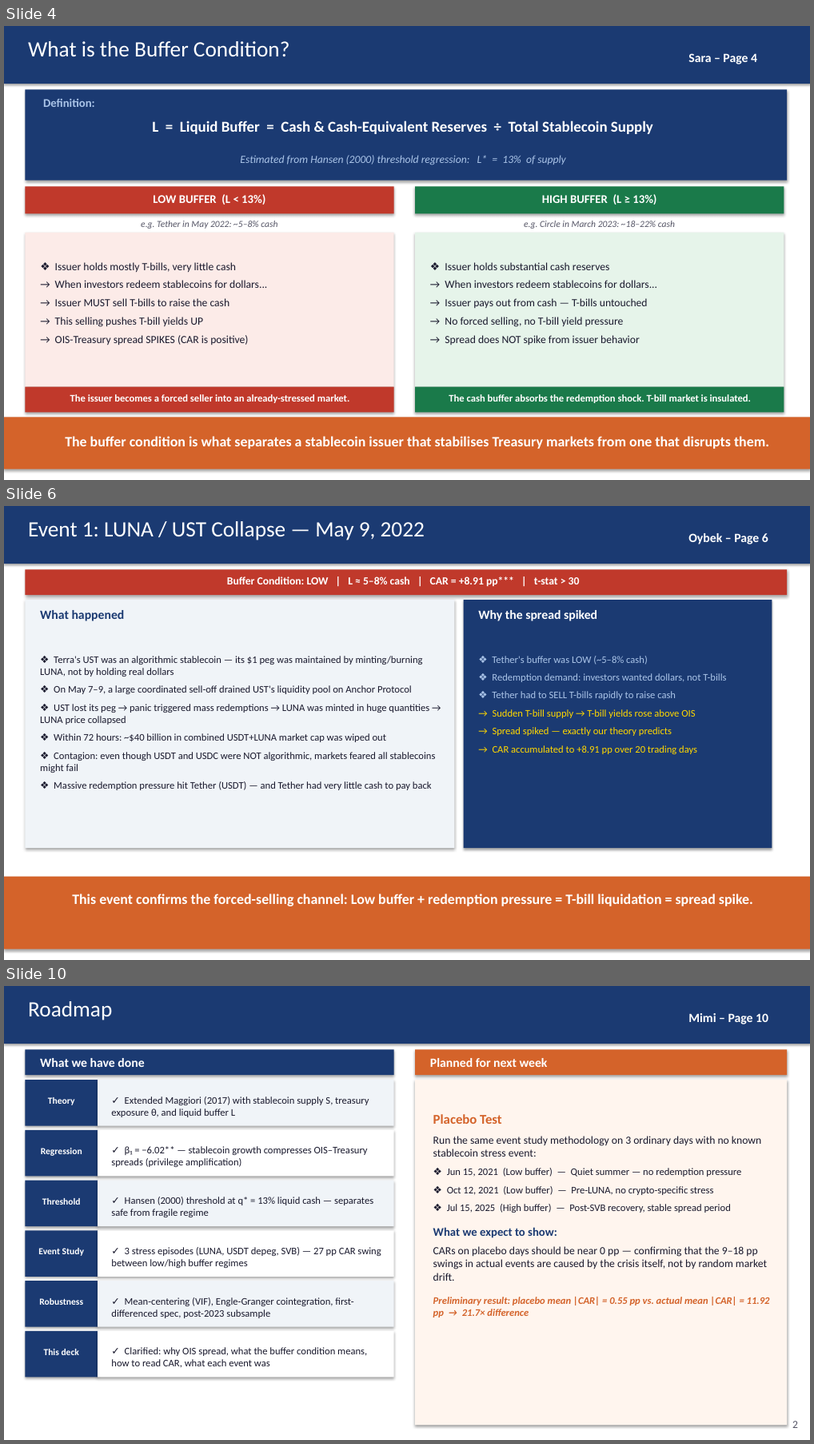
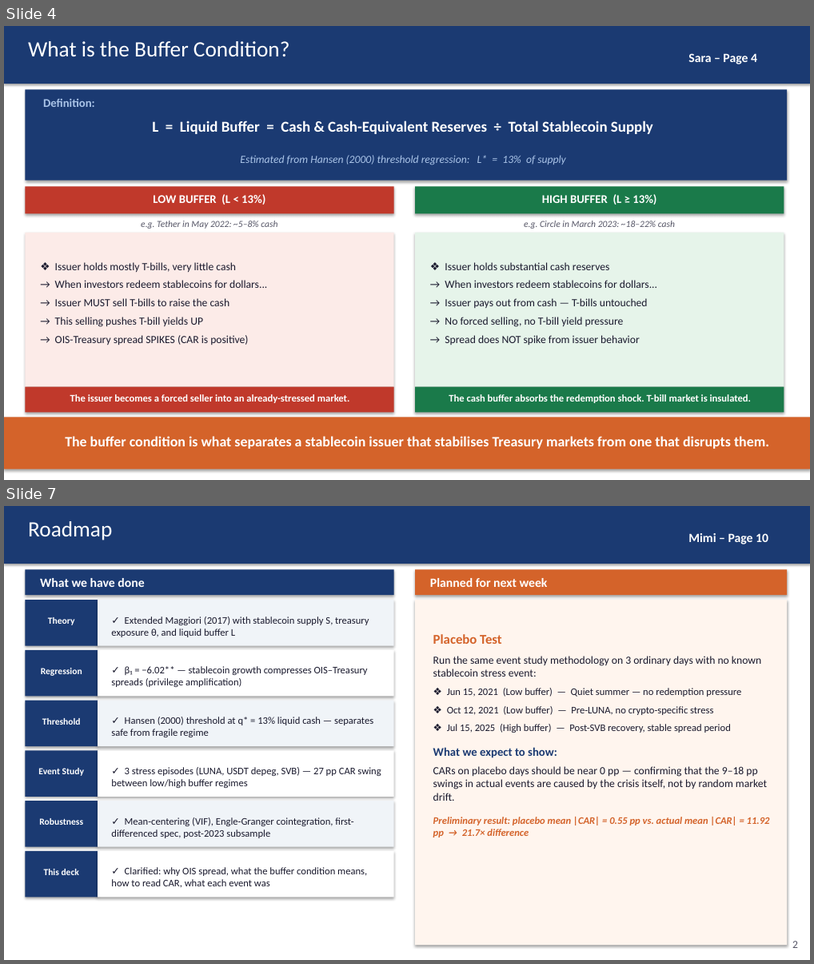
Before and after one commit to kimmireu0921/Stablecoins-and-the-Exorbitant-Privilege, a slide deck: presentations/0526_Stablecoin_Exorbitant_Privilege.pptx. Shown one above the other, each under a label of ours: slides 4, 6 and 10 before the commit, slides 4 and 7 after it; the slides between them are not shown. The pictures are 814x1444 and 814x964 pixels, drawn with LibreOffice and Linux fonts; fonts in the diff are those of the drawing. Boxes give left, top, right and bottom in pixels: in the first picture for what was removed or moved away, otherwise in the second. Text is boxed around its words. In the diff, an @@ line names an element or a change of style, - is before the commit and + after.

Commit message:
updated only Oybek's and Mimi's slides

```diff
--- a/presentations/0526_Stablecoin_Exorbitant_Privilege.pptx
+++ b/presentations/0526_Stablecoin_Exorbitant_Privilege.pptx
@@ slide 6 removed at bbox=[4, 506, 810, 960], background #FFFFFF @@
@@ rectangle removed at bbox=[4, 506, 810, 960] @@
@@ rectangle removed at bbox=[4, 506, 810, 564] @@
@@ text removed at bbox=[28, 521, 425, 540] @@
-Event 1: LUNA / UST Collapse — May 9, 2022
@@ text removed at bbox=[689, 533, 769, 544] @@
-Oybek – Page 6
@@ rectangle removed at bbox=[25, 569, 787, 595] @@
@@ text removed at bbox=[227, 576, 580, 586] @@
-Buffer Condition: LOW | L ≈ 5–8% cash | CAR = +8.91 pp*** | t-stat > 30
@@ rectangle removed at bbox=[25, 600, 454, 848] @@
@@ rectangle removed at bbox=[464, 600, 772, 848] @@
@@ text removed at bbox=[40, 610, 125, 621] @@
-What happened
@@ text removed at bbox=[478, 610, 598, 621] @@
-Why the spread spiked
@@ text removed at bbox=[40, 656, 436, 790] @@
-❖ Terra's UST was an algorithmic stablecoin — its $1 peg was maintained by minting/burning LUNA, not by holding real dollars
-❖ On May 7–9, a large coordinated sell-off drained UST's liquidity pool on Anchor Protocol
-❖ UST lost its peg → panic triggered mass redemptions → LUNA was minted in huge quantities → LUNA price collapsed
-❖ Within 72 hours: ~$40 billion in combined USDT+LUNA market cap was wiped out
-❖ Contagion: even though USDT and USDC were NOT algorithmic, markets feared all stablecoins might fail
-❖ Massive redemption pressure hit Tether (USDT) — and Tether had very little cash to pay back
@@ text removed at bbox=[492, 656, 726, 754] @@
-❖ Tether's buffer was LOW (~5–8% cash)
-❖ Redemption demand: investors wanted dollars, not T-bills
-❖ Tether had to SELL T-bills rapidly to raise cash
-→ Sudden T-bill supply → T-bill yields rose above OIS
-→ Spread spiked — exactly our theory predicts
-→ CAR accumulated to +8.91 pp over 20 trading days
@@ rectangle removed at bbox=[4, 876, 810, 949] @@
@@ text removed at bbox=[72, 893, 754, 906] @@
-This event confirms the forced-selling channel: Low buffer + redemption pressure = T-bill liquidation = spread spike.
@@ text removed at bbox=[793, 948, 798, 952] @@
-6
@@ what was slide 10 is now slide 7 @@
```
Also in this commit, not shown: 2 slides changed, 2 other slides removed, 1 other file.
